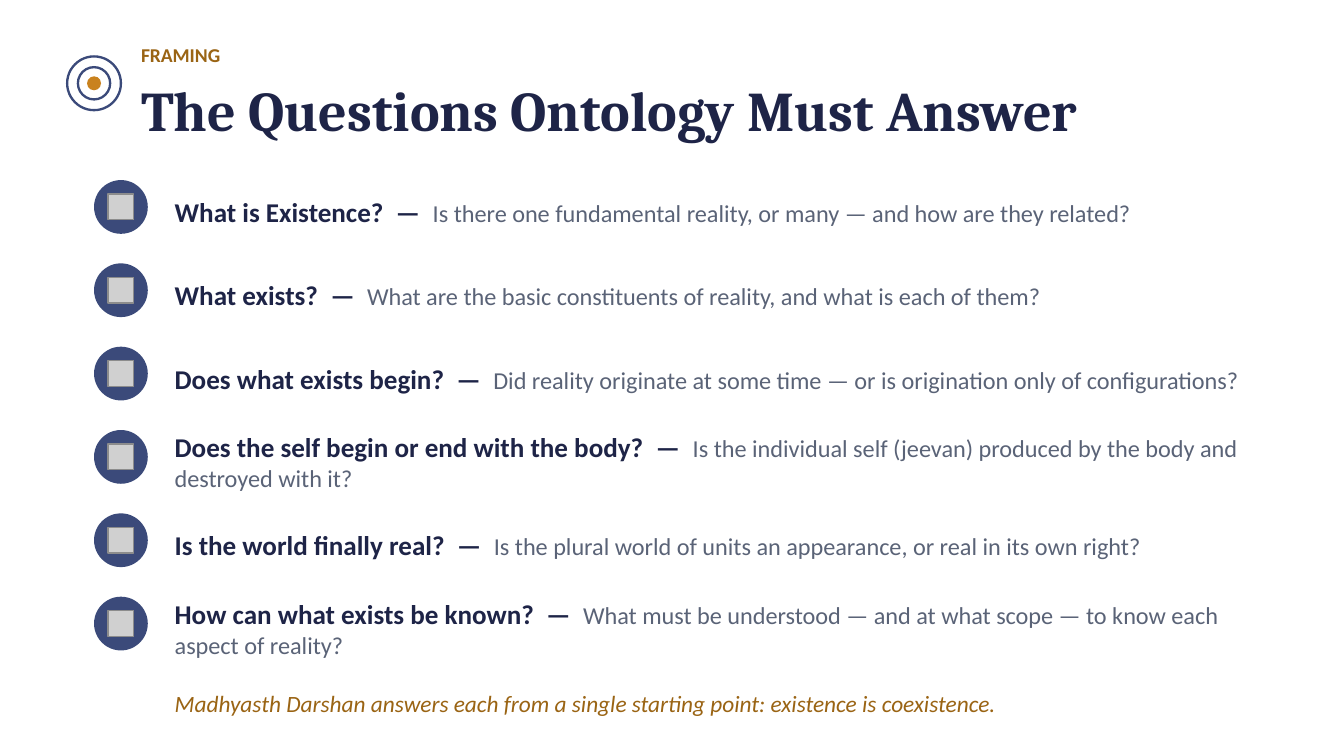
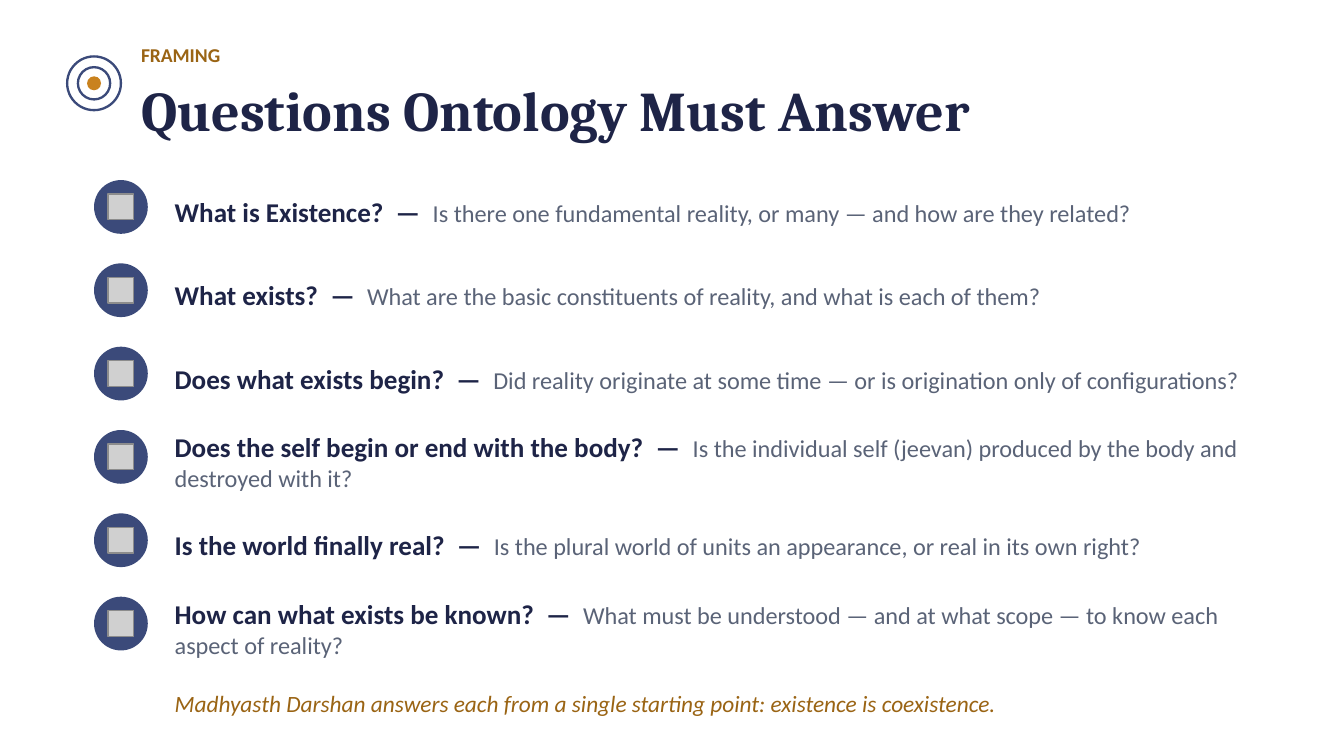
Before and after one commit to raghavamohan/AnalyticMadhyasthDarshan, a slide deck: slide 3 of Studies/The-Ontology-of-Coexistence/The-Ontology-of-Existence-Madhyasth-Darshan.pptx. Drawn at 1344x756 pixels with LibreOffice and Linux fonts; fonts in the diff are those of the drawing; grey boxes stand for pictures. Boxes give left, top, right and bottom in pixels: in the first picture for what was removed or moved away, otherwise in the second. Text is boxed around its words. In the diff, an @@ line names an element or a change of style, - is before the commit and + after.

```diff
--- a/Studies/The-Ontology-of-Coexistence/The-Ontology-of-Existence-Madhyasth-Darshan.pptx
+++ b/Studies/The-Ontology-of-Coexistence/The-Ontology-of-Existence-Madhyasth-Darshan.pptx
@@ text at (141, 92, 970, 143): text changed @@
-The Questions Ontology Must Answer
+Questions Ontology Must Answer
```
Also in this commit, not shown: 3 other slides changed, 4 other files.
